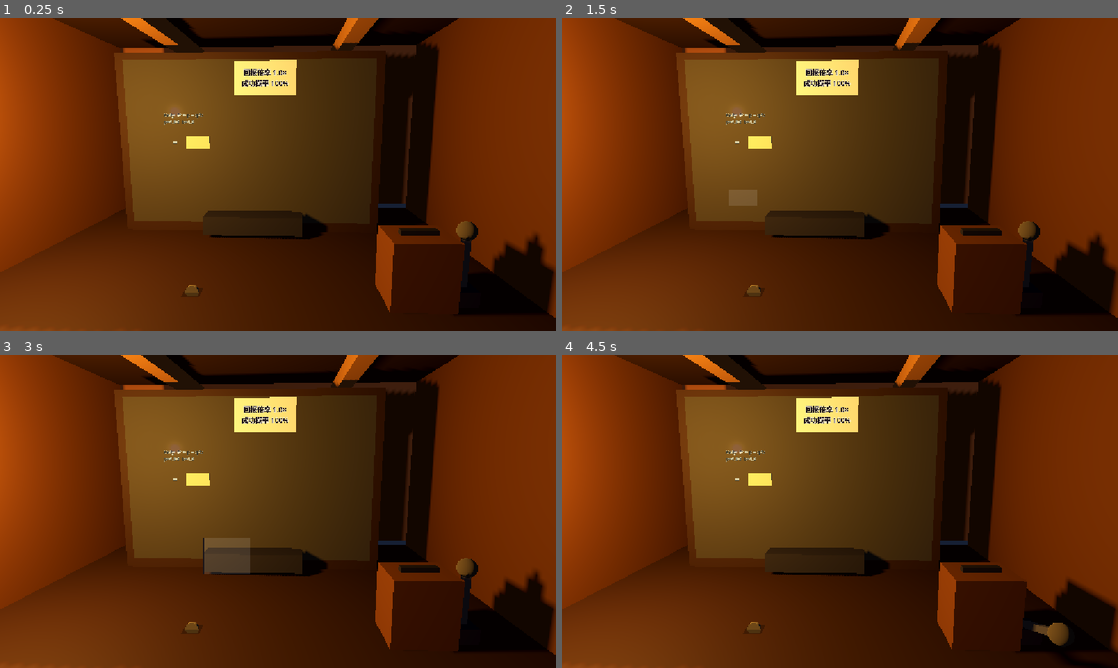
Above: before the commit, frames 1-4 (two rows, left to right).
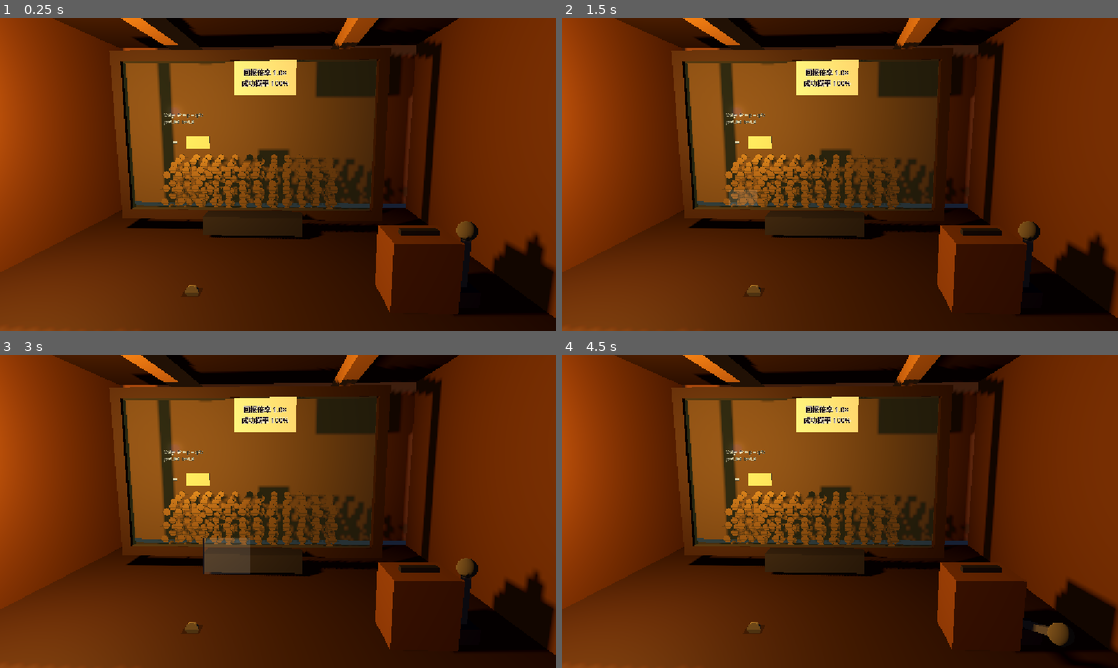
Above: after the commit, the same moments.

Repository: FFFpr/Ember-in-the-Night
Game: Godot game, scene res://art_style_demo/07_kelly_room/kelly_room.tscn
Two runs of this game, one before a commit and one after it. Both use one fixed random seed, a clock stepped at 60 frames per second and the inputs below. This scene is started directly instead of the project's main scene.
Inputs (mouse positions are in pixels of both pictures, inside the frame that each line leads up to):
- Up to frame 1 (0.25 s): no input
- Up to frame 2 (1.5 s): tap Enter at 0.5 s; move the mouse to (962, 158) at 0.52 s; press the mouse at (962, 158) at 0.53 s; release the mouse at (962, 158) at 1.25 s; tap Space at 1.25 s; drag from (728, 190) to (812, 237) at 1.27 s
- Up to frame 3 (3 s): move the mouse to (333, 442) at 2.02 s; press the mouse at (333, 442) at 2.03 s; release the mouse at (333, 442) at 2.75 s; tap Enter at 2.75 s; drag from (250, 574) to (111, 464) at 2.77 s
- Up to frame 4 (4.5 s): move the mouse to (1006, 558) at 3.52 s; press the mouse at (1006, 558) at 3.53 s; release the mouse at (1006, 558) at 4.25 s; tap Space at 4.25 s; drag from (673, 464) to (756, 433) at 4.27 s

The runs differ from the first frame. In frame 1, 19% of the frame differs, in the area x 19-80%, y 4-69%; in frame 2, 19%; in frame 3, 19%; in frame 4, 19%.

Commit message:
Open the Kelly-room glass frame so the market pile reads
The previous frame was a solid wood slab, so coins behind the pane were occluded. Use a hollow sash, a thinner glass, and a denser coin pile.

Co-authored-by: FFFpr <FFFpr@users.noreply.github.com>

Diff:
--- a/art_style_demo/07_kelly_room/coin_actor.gd
+++ b/art_style_demo/07_kelly_room/coin_actor.gd
@@ -15,7 +15,7 @@
 	if tex != null:
 		var sprite := Sprite3D.new()
 		sprite.texture = tex
-		sprite.pixel_size = 0.011 if player else 0.009
+		sprite.pixel_size = 0.011 if player else 0.010
 		sprite.billboard = BaseMaterial3D.BILLBOARD_FIXED_Y
 		sprite.shaded = true
 		sprite.alpha_cut = SpriteBase3D.ALPHA_CUT_DISCARD
@@ -25,7 +25,7 @@
 		sprite.centered = true
 		sprite.position.y = 0.09 if player else 0.07
 		if not player:
-			sprite.modulate = Color(0.82, 0.72, 0.48)
+			sprite.modulate = Color(0.95, 0.86, 0.52)
 		add_child(sprite)
 	else:
 		var mesh := MeshInstance3D.new()
--- a/art_style_demo/07_kelly_room/kelly_room.gd
+++ b/art_style_demo/07_kelly_room/kelly_room.gd
@@ -438,32 +438,35 @@
 
 
 func _make_glass() -> void:
-	var frame := _box_mesh(Vector3(3.15, 2.15, 0.08), WOOD_D, Vector3(-0.28, 1.08, -1.42))
-	add_child(frame)
+	add_child(_box_mesh(Vector3(3.22, 0.12, 0.12), WOOD_D, Vector3(-0.28, 2.12, -1.42)))
+	add_child(_box_mesh(Vector3(3.22, 0.12, 0.12), WOOD_D, Vector3(-0.28, 0.22, -1.42)))
+	add_child(_box_mesh(Vector3(0.12, 2.02, 0.12), WOOD_D, Vector3(-1.84, 1.17, -1.42)))
+	add_child(_box_mesh(Vector3(0.12, 2.02, 0.12), WOOD_D, Vector3(1.28, 1.17, -1.42)))
 	var pane := MeshInstance3D.new()
 	var quad := BoxMesh.new()
-	quad.size = Vector3(2.95, 1.95, 0.03)
+	quad.size = Vector3(2.95, 1.85, 0.03)
 	pane.mesh = quad
 	var mat := StandardMaterial3D.new()
 	mat.transparency = BaseMaterial3D.TRANSPARENCY_ALPHA
 	mat.albedo_color = GLASS
 	mat.roughness = 0.06
 	mat.metallic = 0.15
+	mat.depth_draw_mode = BaseMaterial3D.DEPTH_DRAW_DISABLED
 	pane.material_override = mat
-	pane.position = Vector3(-0.28, 1.1, -1.38)
+	pane.position = Vector3(-0.28, 1.16, -1.38)
 	add_child(pane)
 
 
 func _fill_market() -> void:
-	for i in 90:
+	for i in 240:
 		var coin := _make_coin(false)
-		var col := i % 10
-		var row := (i / 10) % 3
-		var layer := i / 30
+		var col := i % 12
+		var row := (i / 12) % 5
+		var layer := i / 60
 		coin.position = Vector3(
-				-1.35 + float(col) * 0.22 + randf() * 0.04,
-				0.08 + float(layer) * 0.22 + float(row) * 0.05,
-				-1.7 - float(row) * 0.28 - randf() * 0.08)
+				-1.45 + float(col) * 0.20 + randf() * 0.05,
+				0.12 + float(layer) * 0.18 + float(row) * 0.04,
+				-1.62 - float(row) * 0.18 - randf() * 0.06)
 		_market.add_child(coin)
 
 
